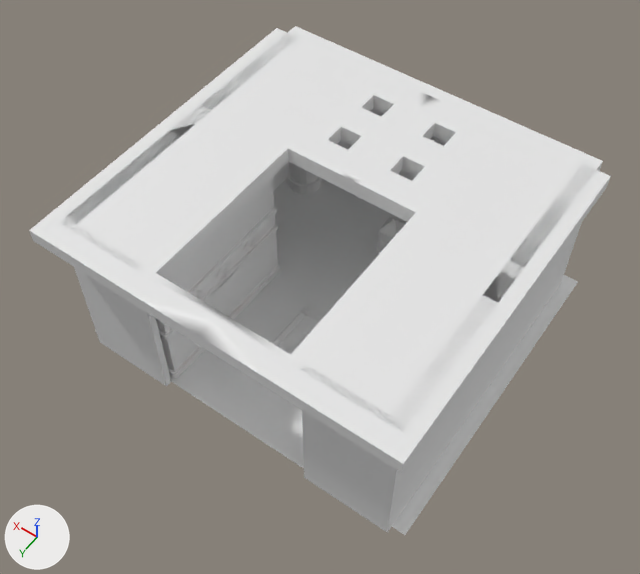
The FBX model Folkal/Assets/Art/3D/Scenery/Temple/Prot_Temple_2.fbx as it was, and as the next commit left it.
Rendered twice from a camera (50 mm lens) standing at (-22.0, 32.6, 53.7) and looking at (0.0, 1.9, 5.3). The axes (+X, +Y, +Z) are drawn at lower left. The lights are the same throughout. The picture after the commit comes second. Where no turn or scale is listed for an object, it has been applied to the vertices.
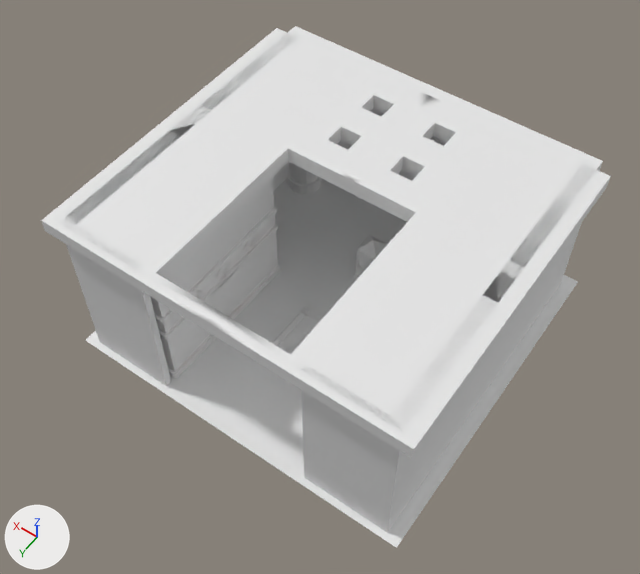
Changed parts and their boxes (x1, y1, x2, y2) in the pictures (640 x 574 px; the box of a moved part takes in the faces that stretch with it):
'Plane.001', reshaped
    before: (29, 28, 611, 473)
    after: (41, 28, 611, 458)
'Plane', reshaped
    before: (95, 178, 578, 535)
    after: (85, 178, 578, 548)
'Cube.008', reshaped, moved
    before: (375, 217, 405, 253)
    after: (354, 235, 388, 277)
part 1 of me_cube_003, reshaped
    before: (378, 219, 403, 238)
    after: (357, 236, 388, 262)
part 2 of me_plane_003, moved or reshaped
    before: (29, 211, 424, 473)
    after: (41, 211, 424, 458)

Edits to the bpy script that builds the scene:
```text
Change me_cube_003:
    used by ob_cube_008; location = (0.0, -8.0, 0.0)
    remove me_cube_003.from_pydata(...)  # 69 vertices, 65 faces; spans x -0.99..0.99, y -0.99..0.99, z 0.0..3.47
    add me_cube_003.from_pydata(...)  # 117 vertices, 113 faces; spans x -0.99..0.99, y -0.99..0.99, z 0.0..3.77
    me_cube_003 part 1: 1 vertex removed from x 0.0, y 0.0, z 3.47; 49 vertices added at x -0.9..0.9, y -0.9..0.9, z 0.42..3.77
Change me_plane_003:
    used by ob_plane_001; location = (0.0, 0.0, 12.0)
    remove me_plane_003.from_pydata(...)  # 549 vertices, 571 faces; spans x -13.5..13.5, y -11.5..13.5, z -12.0..1.0
    add me_plane_003.from_pydata(...)  # 549 vertices, 571 faces; spans x -13.5..13.5, y -11.5..12.5, z -12.0..1.0
    me_plane_003 part 2: all 10 vertices in x -13.5..13.5, y 13.5, z 0.0..1.0 are moved by (0.0, -1.0, 0.0)
Change me_plane:
    used by ob_plane; location = (0.0, 0.0, 0.0)
    remove me_plane.from_pydata(...)  # 4 vertices, 1 face; spans x -13.5..13.5, y -13.5..11.5, z 0.0
    add me_plane.from_pydata(...)  # 4 vertices, 1 face; spans x -13.5..13.5, y -13.5..12.5, z 0.0
    me_plane part 3
    me_plane.vertices[2].co: (-13.5, 11.5, 0.0) -> (-13.5, 12.5, 0.0)  # pixel (405, 535) -> pixel (396, 547)
    me_plane.vertices[3].co: (13.5, 11.5, 0.0) -> (13.5, 12.5, 0.0)  # pixel (94, 331) -> pixel (85, 340)
Change ob_cube_008:
    ob_cube_008.location: (0.0, -8.0, 0.0) -> (0.0, -5.0, 0.0)
```
